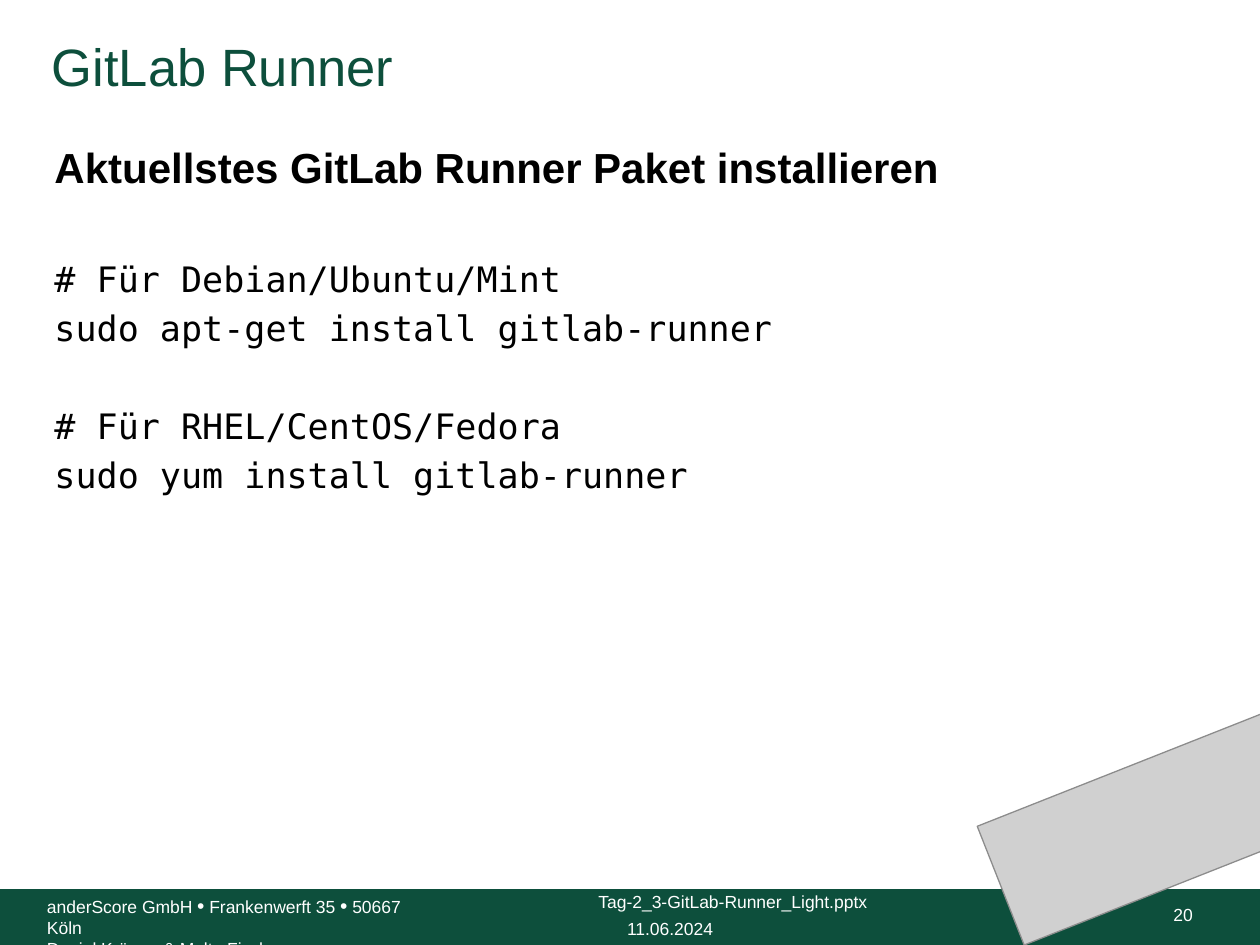
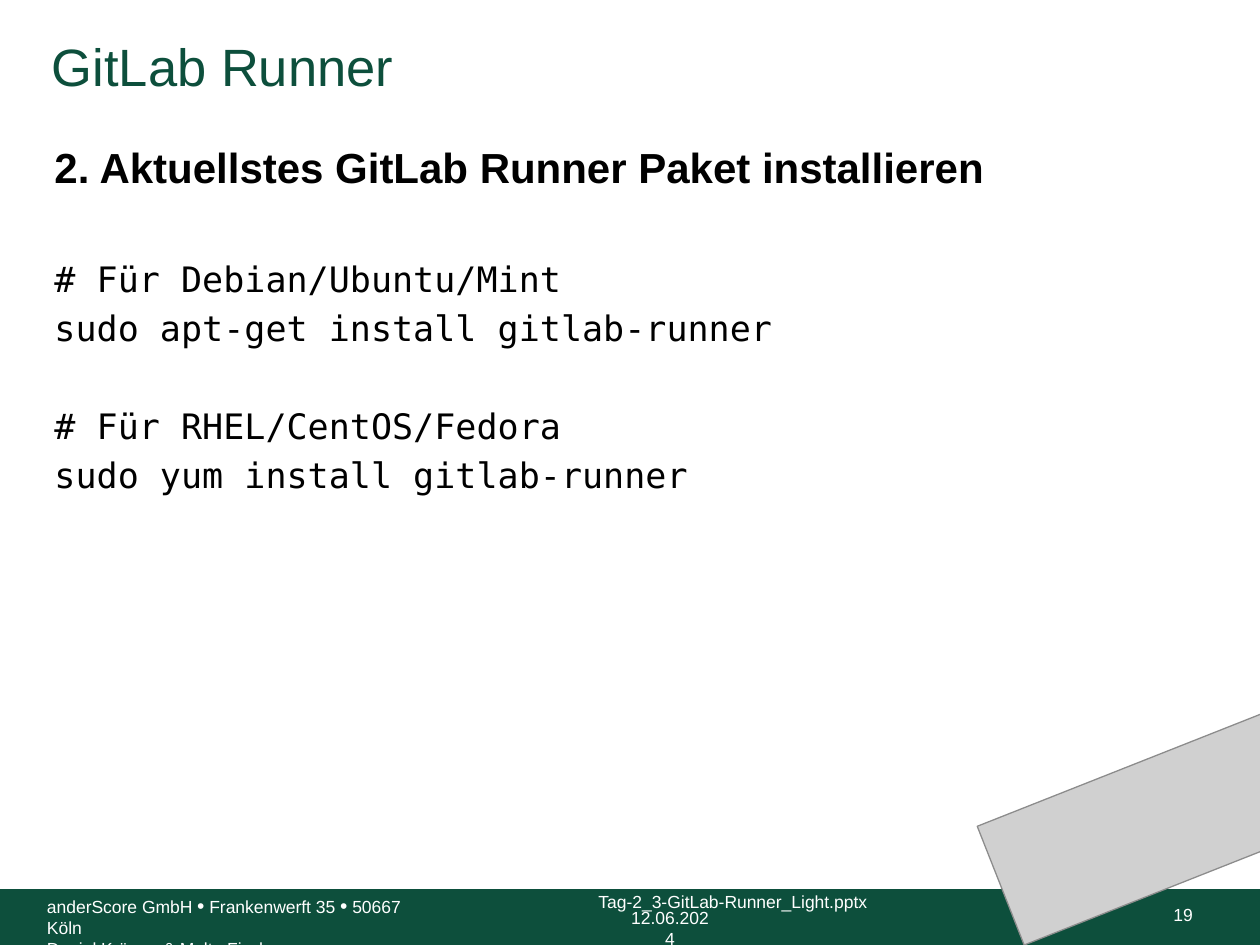
Before and after one commit to anderscore-gmbh/gitlab, a slide deck: slide 19 of slides/Tag-2_3-GitLab-Runner_Light.pptx (slide 20 before the commit). Drawn at 1260x945 pixels with LibreOffice and Linux fonts; fonts in the diff are those of the drawing; grey boxes stand for pictures; background and template pictures are left out. Boxes give left, top, right and bottom in pixels: in the first picture for what was removed or moved away, otherwise in the second. Text is boxed around its words. In the diff, an @@ line names an element or a change of style, - is before the commit and + after.

Commit message:
Reihenfolge geändert: Project -> Group -> Instance. Project Runner Folien (13 - 34 und 67 - 78) zusammengefasst.

```diff
--- a/slides/Tag-2_3-GitLab-Runner_Light.pptx
+++ b/slides/Tag-2_3-GitLab-Runner_Light.pptx
@@ text at box(54, 152, 984, 184): text changed @@
-Aktuellstes GitLab Runner Paket installieren
+2. Aktuellstes GitLab Runner Paket installieren
@@ text at box(631, 911, 709, 924): text changed @@
-11.06.2024
+12.06.2024
@@ page number at box(1173, 908, 1192, 921): text changed @@
-20
+19
```
Also in this commit, not shown: 97 other slides changed, 2 slides added, 1 slide removed.
